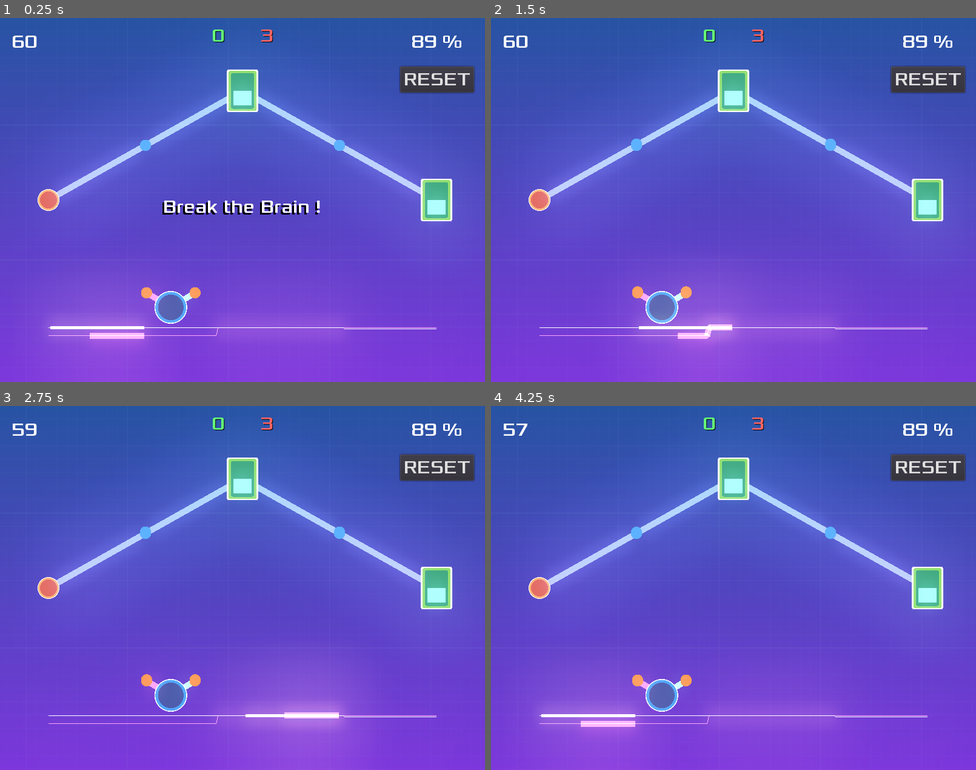
Above: before the commit, frames 1-4 (two rows, left to right).
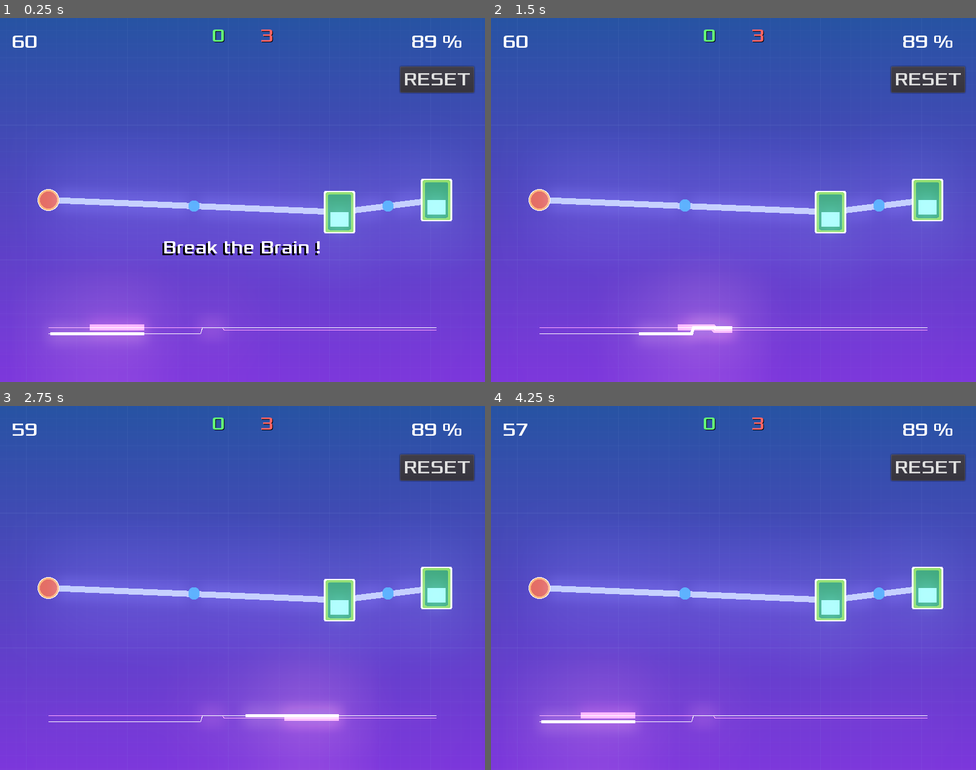
Above: after the commit, the same moments.

Repository: fabienfrfr/BreakTheBrain
Game: Godot game, scene res://Main.tscn
Two runs of this game, one before a commit and one after it. Both use one fixed random seed, a clock stepped at 60 frames per second and the inputs below.
Inputs (mouse positions are in pixels of both pictures, inside the frame that each line leads up to):
- Up to frame 1 (0.25 s): no input
- Up to frame 2 (1.5 s): tap Enter (ui_accept) at 0.5, 0.77 s; move the mouse to (840, 181) at 0.52 s; move the mouse to (636, 218) at 1.27 s
- Up to frame 3 (2.75 s): tap Enter (ui_accept) at 1.52 s; move the mouse to (291, 507) at 2.02 s
- Up to frame 4 (4.25 s): move the mouse to (709, 660) at 2.77 s; tap Enter (ui_accept) at 3.02, 3.77 s; move the mouse to (879, 642) at 3.52 s

The runs differ from the first frame. In frame 1, 8.8% of the frame differs, in the area x 10-90%, y 14-89%; in frame 2, 7.7%; in frame 3, 7.3%; in frame 4, 8.0%.

Commit message:
Add files via upload

Diff:
--- a/Main.gd
+++ b/Main.gd
@@ -9,7 +9,7 @@
 var screen_size
 # graph variable
 var gg
-var graph_param = {"nb_i": 1, "nb_out": 1, "nb_fix": 1, "nb_mov": 1}
+var graph_param = {"nb_i": 1, "nb_out": 1, "nb_fix": 1, "nb_mov": 0}
 var graph_var
 var graph_init
 # curve and network variable
--- a/node/GraphGen.gd
+++ b/node/GraphGen.gd
@@ -25,7 +25,7 @@
 		graph_var["type"] += ['in']
 		graph_var["adj_list"] += [[]]
 		graph_var["weight"] += [[]]
-		graph_var["biases"] += [randf()-0.5]
+		graph_var["biases"] += [1.0]
 	# fix
 	var grid_fix = []
 	var idx_fix
--- a/node/HUD.gd
+++ b/node/HUD.gd
@@ -7,7 +7,7 @@
 var time = 60
 var trial = 3
 # lvl parameter
-var gp = {"nb_fix": 1, "nb_mov": 1}
+var gp = {"nb_fix": 1, "nb_mov": 0}
 var score = 0
 var difficulty = 0
 var ff = 0
@@ -46,7 +46,7 @@
 		yield($MessageTimer, "timeout")
 		# restart
 		gp["nb_fix"] = 1
-		gp["nb_mov"] = 1
+		gp["nb_mov"] = 0
 		_on_MessageTimer_timeout()
 		time = 60
 		trial = 3
--- a/node/HUD.tscn
+++ b/node/HUD.tscn
@@ -64,8 +64,8 @@
 anchor_top = 0.5
 anchor_right = 1.0
 anchor_bottom = 0.5
-margin_top = -7.0
-margin_bottom = 7.0
+margin_top = 60.0
+margin_bottom = 97.0
 custom_fonts/font = SubResource( 2 )
 custom_colors/font_color = Color( 1, 1, 1, 1 )
 custom_colors/font_outline_modulate = Color( 0, 0, 0, 1 )
--- a/node/NeuralNet.gd
+++ b/node/NeuralNet.gd
@@ -1,6 +1,7 @@
 extends Node
 
 var solution_matrix
+var grad_calc = {"s":[], "ds":[]}
 
 # dot product matrix*vector
 func dot_mv(mat,vect):
@@ -77,6 +78,10 @@
 			s[calc_idx] = ReLU(wproduct)
 		else :
 			s[calc_idx] = Heaviside(wproduct)
+	# save output calculation for gradient
+	grad_calc["s"] = s.duplicate(true)
+	# gradient calculation
+	grad_calc["ds"] = automatic_derivation(s)
 	return normalization(s[-1]) # only fixed output
 
 func normalization(fct) :
@@ -87,6 +92,18 @@
 	else :
 		normed = fct
 	return normed
+
+func automatic_derivation(s):
+	var ds = []
+	for i in range(s.size()):
+		var ds_i = []
+		for j in range(s[i].size()):
+			if j < s[i].size()-1 :
+				ds_i += [s[i][j+1]-s[i][j]]
+			else :
+				ds_i += [s[i][0]-s[i][j]] # Periodic boundary conditions
+		ds += [ds_i]
+	return ds
 
 func solution_generator(input, param, graph) : #nb_c, position_node, init_adj_matrix, movable_neuron):
 	solution_matrix = graph["matrix"].duplicate(true)
Not shown, added: asset/glowing_circle.png.import
Not shown, changed: export_presets.cfg
